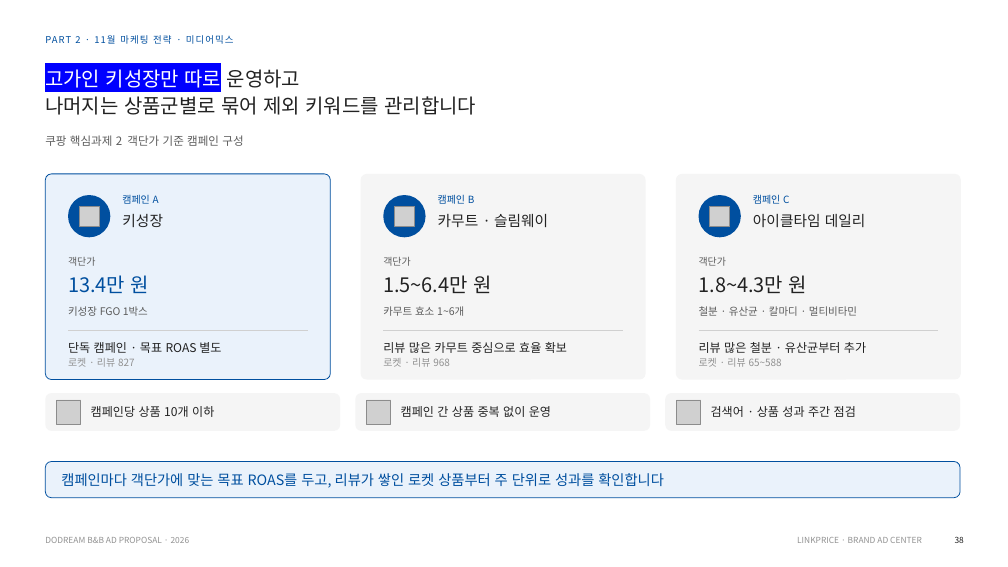
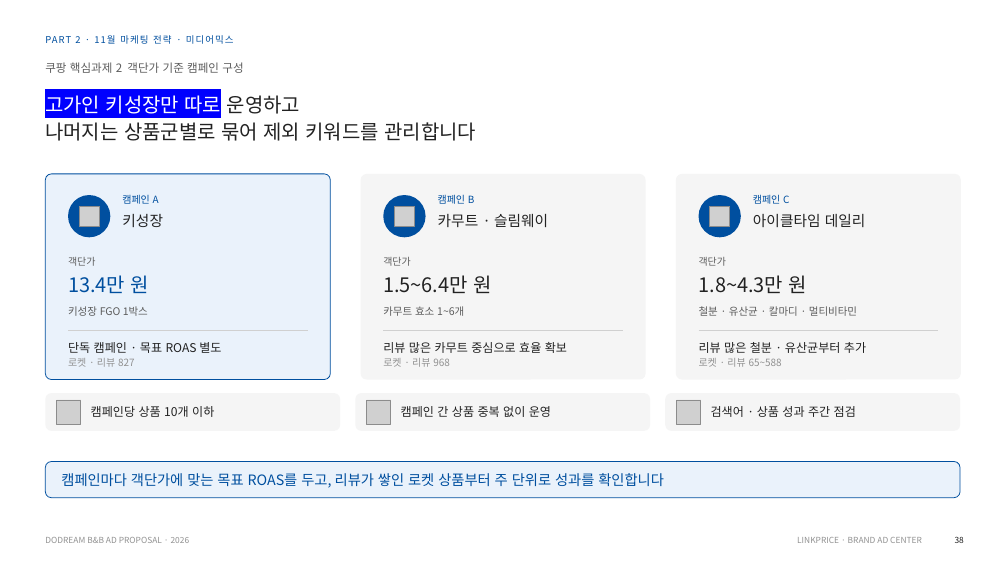
Before and after one commit to sonnet24/mypage, a slide deck: slide 6 of 쿠팡_오픈마켓_11월_261013_취합본.pptx. Drawn at 1008x567 pixels with LibreOffice and Linux fonts; fonts in the diff are those of the drawing; grey boxes stand for pictures. Boxes give left, top, right and bottom in pixels: in the first picture for what was removed or moved away, otherwise in the second. Text is boxed around its words. In the diff, an @@ line names an element or a change of style, - is before the commit and + after.

```diff
--- a/쿠팡_오픈마켓_11월_261013_취합본.pptx
+++ b/쿠팡_오픈마켓_11월_261013_취합본.pptx
@@ text "쿠팡 핵심과제 2 객단가 기준 ...": place and size @@
-text "쿠팡 핵심과제 2 객단가 기준 ..." at (45, 135, 243, 146)
+text "쿠팡 핵심과제 2 객단가 기준 ..." at (45, 62, 243, 73)
@@ text "고가인 키성장만 따로 운영하고": place and size @@
-text "고가인 키성장만 따로 운영하고" at (45, 65, 476, 115)
+text "고가인 키성장만 따로 운영하고" at (45, 91, 476, 141)
```
Also in this commit, not shown: 13 other slides changed.
